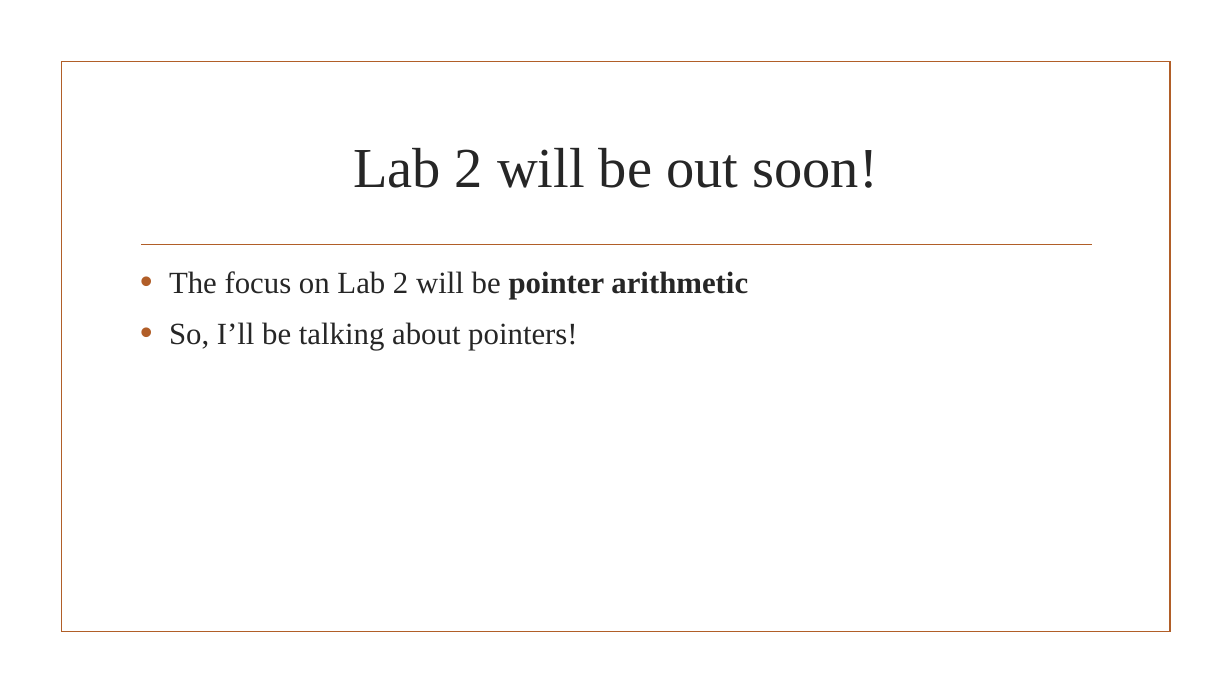
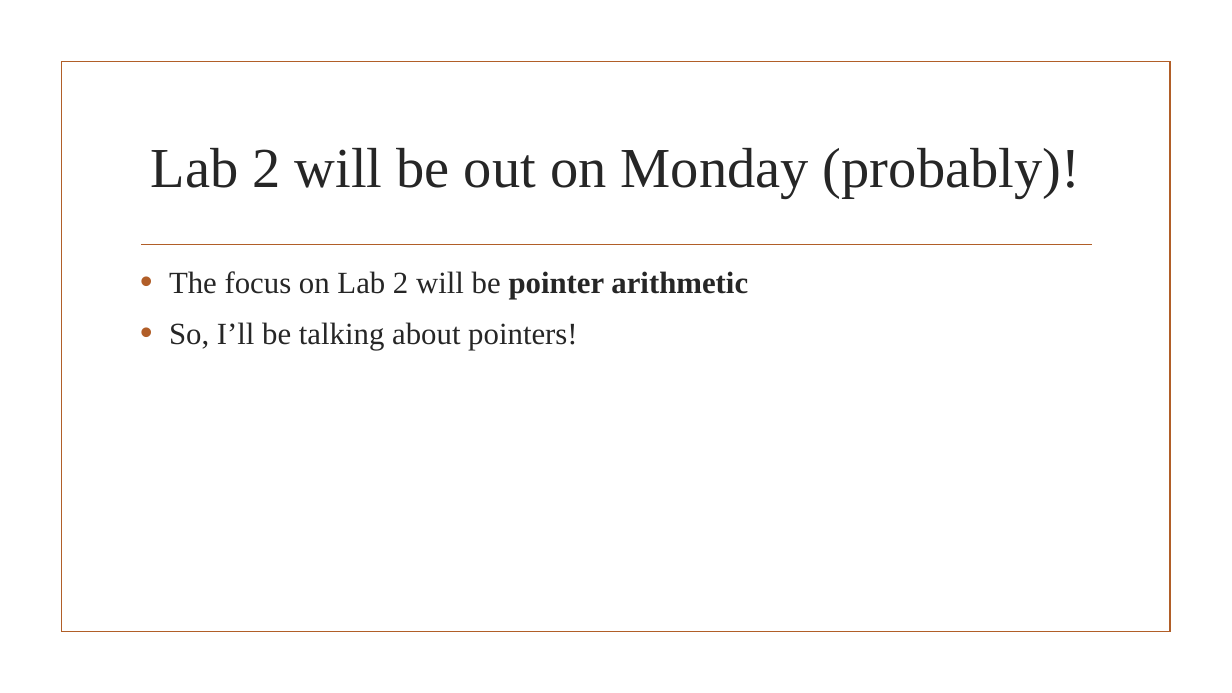
Before and after one commit to glu99331/glu99331.github.io, a slide deck: slide 4 of files/CS449/CS_0449_Recitation_2.pptx (slide 3 before the commit). Drawn at 1232x693 pixels with LibreOffice and Linux fonts; fonts in the diff are those of the drawing; background and template pictures are left out. Boxes give left, top, right and bottom in pixels: in the first picture for what was removed or moved away, otherwise in the second. Text is boxed around its words. In the diff, an @@ line names an element or a change of style, - is before the commit and + after.

```diff
--- a/files/CS449/CS_0449_Recitation_2.pptx
+++ b/files/CS449/CS_0449_Recitation_2.pptx
@@ title at bbox=[151, 148, 1080, 198]: text changed @@
-Lab 2 will be out soon!
+Lab 2 will be out on Monday (probably)!
```
Also in this commit, not shown: 1 other slide changed, 3 slides added, 4 other files.
